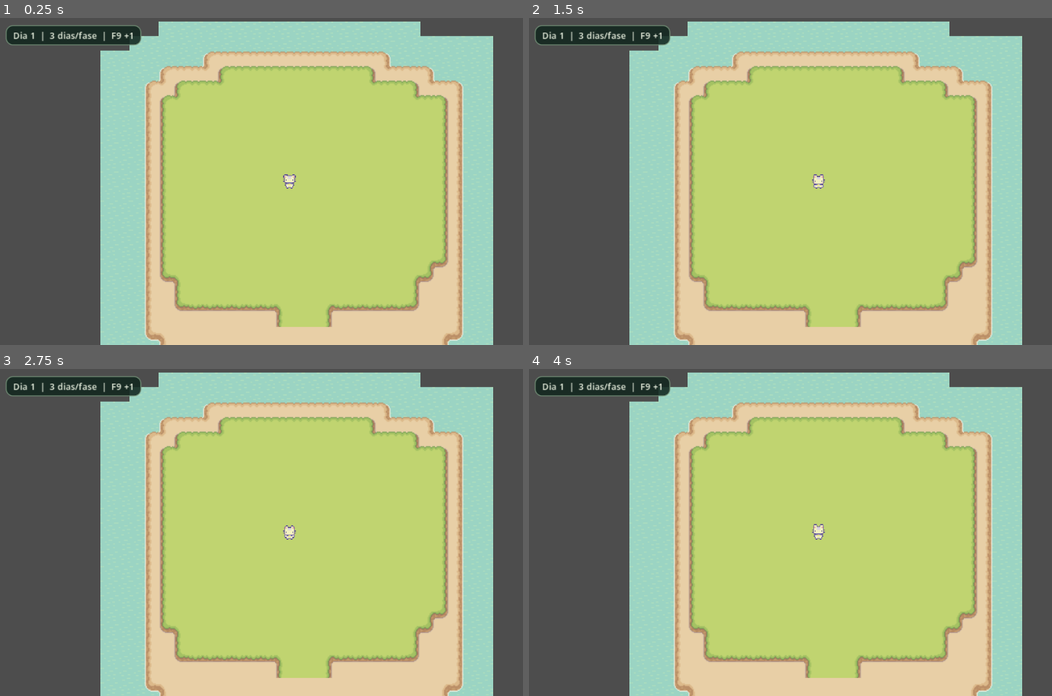
Above: before the commit, frames 1-4 (two rows, left to right).
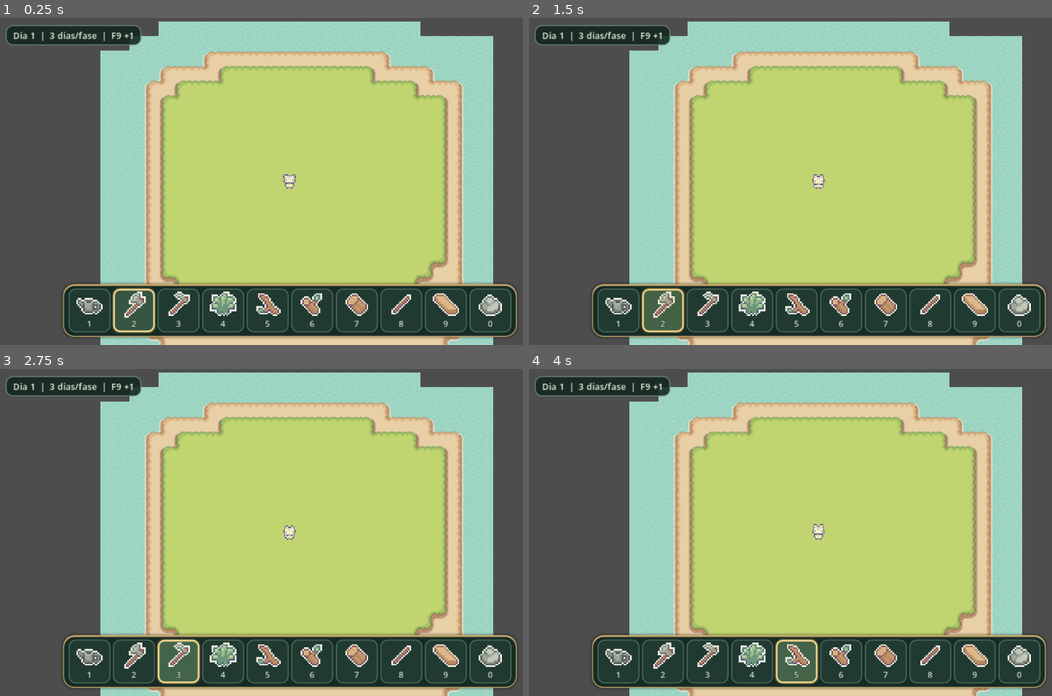
Above: after the commit, the same moments.

Repository: HelioConde/Slime-Harvest
Game: Godot game, scene res://scenes/world/World.tscn
The game is run twice, just before and just after one commit, with the same random seed, the same clock (stepped at 60 frames per second) and the same inputs.
Inputs (mouse positions are in pixels of both pictures, inside the frame that each line leads up to):
- Up to frame 1 (0.25 s): no input
- Up to frame 2 (1.5 s): click (617, 309) at 0.52 s; click (664, 309) at 1.27 s
- Up to frame 3 (2.75 s): click (177, 660) at 2.02 s
- Up to frame 4 (4 s): click (753, 660) at 2.77 s; click (795, 660) at 3.52 s

The runs differ from the first frame. In frame 1, 14% of the frame differs, in the area x 12-99%, y 80-98%; in frame 2, 14%; in frame 3, 14%; in frame 4, 14%.
Error before the commit: Parse Error: Too few arguments for "tween_property()" call. Expected at least 4 but received 3. (res://scripts/ui/tool_hotbar.gd:267)

Commit message:
fix(godot): complete toast tween arguments

Diff:
--- a/scripts/ui/tool_hotbar.gd
+++ b/scripts/ui/tool_hotbar.gd
@@ -264,7 +264,7 @@
 	_toast.modulate.a = 1.0
 	_toast_tween = create_tween()
 	_toast_tween.tween_interval(0.8)
-	_toast_tween.tween_property(_toast, "modulate:a", 0.65)
+	_toast_tween.tween_property(_toast, "modulate:a", 0.0, 0.65)
 
 
 func _refresh_selection() -> void:
